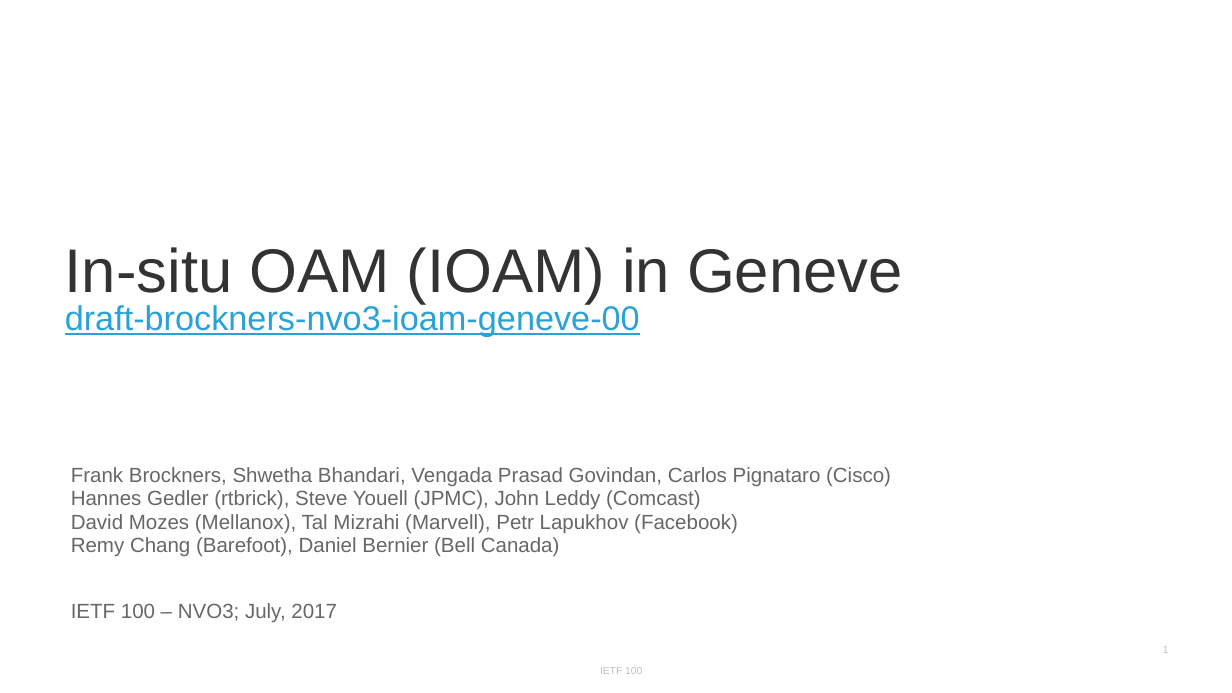
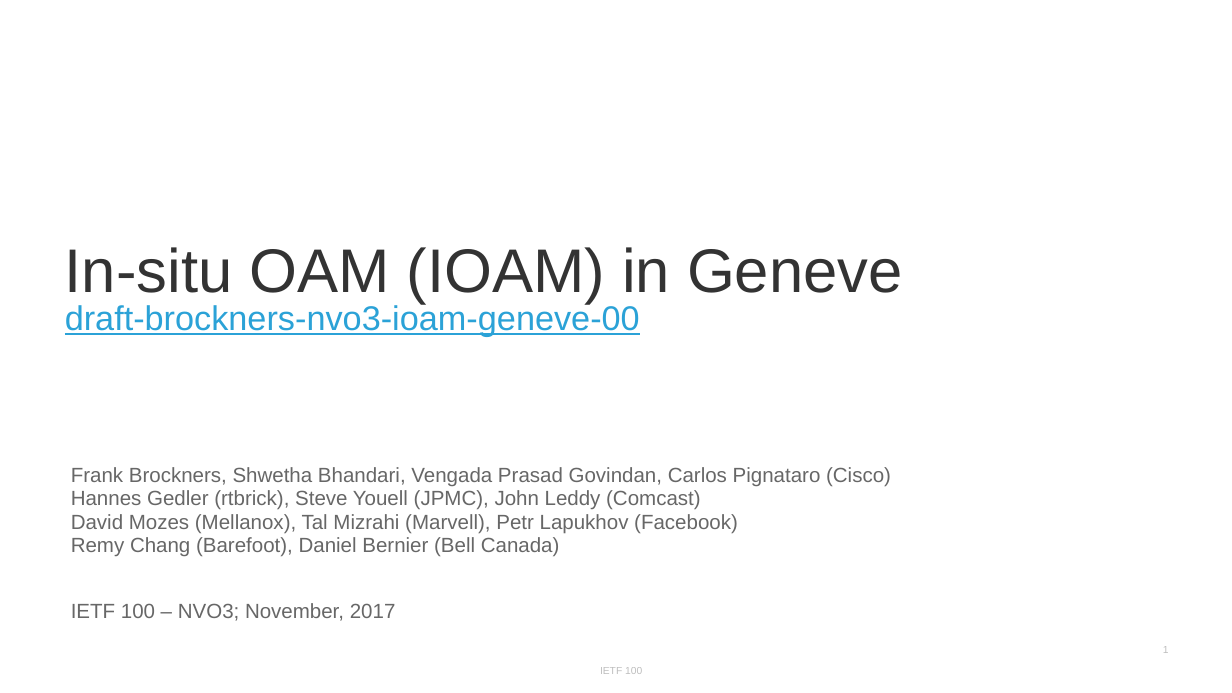
Before and after one commit to inband-oam/ietf, a slide deck: slide 1 of presentations/IETF100/IETF100-NVO3-IOAM.pptx. Drawn at 1232x693 pixels with LibreOffice and Linux fonts; fonts in the diff are those of the drawing. Boxes give left, top, right and bottom in pixels: in the first picture for what was removed or moved away, otherwise in the second. Text is boxed around its words. In the diff, an @@ line names an element or a change of style, - is before the commit and + after.

```diff
--- a/presentations/IETF100/IETF100-NVO3-IOAM.pptx
+++ b/presentations/IETF100/IETF100-NVO3-IOAM.pptx
@@ subtitle at [71,603,396,621]: text changed @@
-IETF 100 – NVO3; July, 2017
+IETF 100 – NVO3; November, 2017
```
Also in this commit, not shown: 5 other files.
